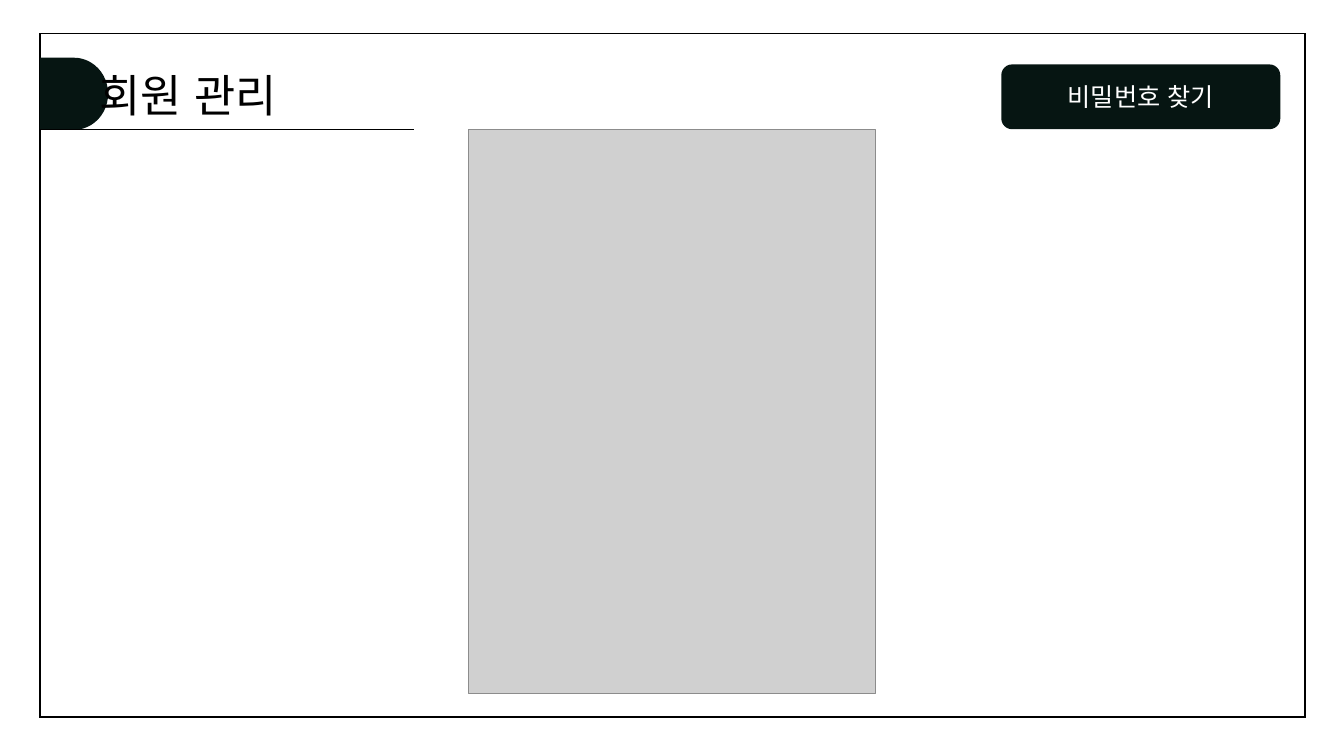
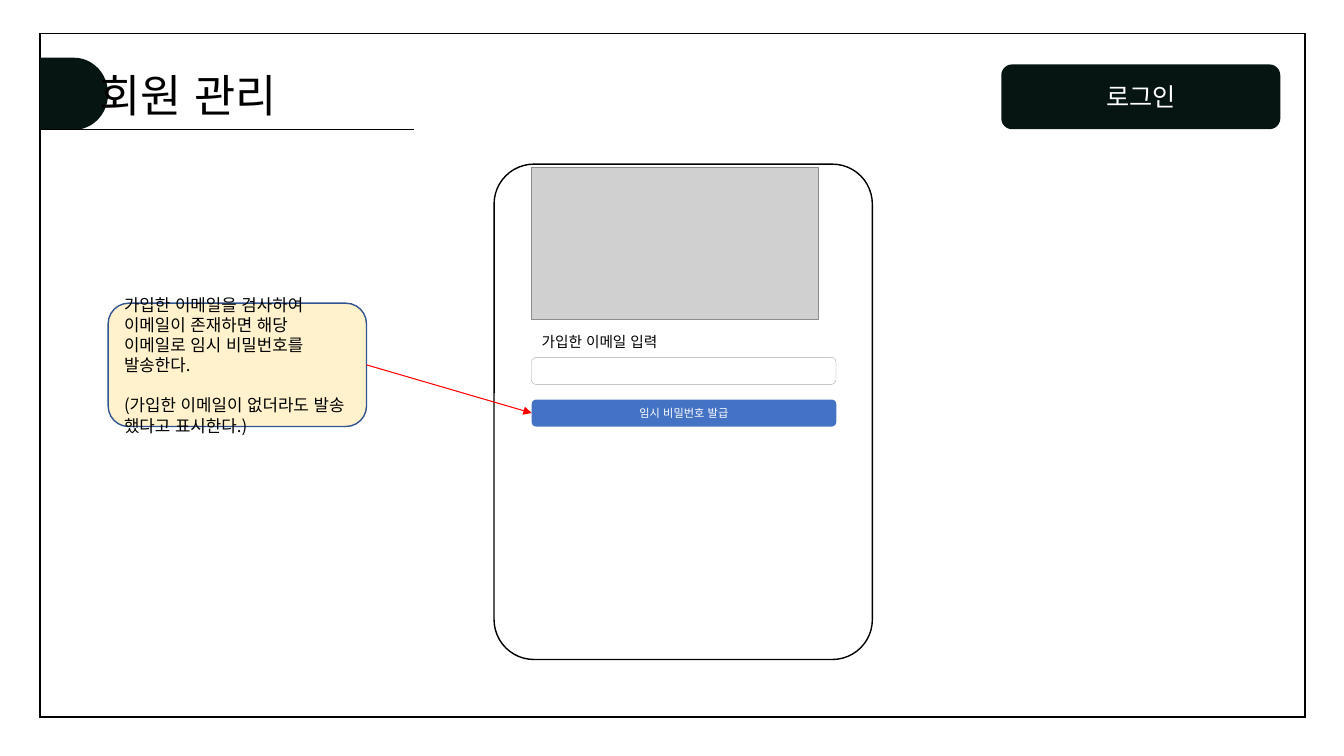
Before and after one commit to juhyeonjong2/DongStagram, a slide deck: slide 4 of Documents/5. 설계/2. 스토리보드/화면설계서.pptx. Drawn at 1344x756 pixels with LibreOffice and Linux fonts; fonts in the diff are those of the drawing; grey boxes stand for pictures. Boxes give left, top, right and bottom in pixels: in the first picture for what was removed or moved away, otherwise in the second. Text is boxed around its words. In the diff, an @@ line names an element or a change of style, - is before the commit and + after.

Commit message:
스토리보드 수정
 - 회원관리 설명 추가 및 회원 가입페이지/비밀번호 찾기 수정

```diff
--- a/Documents/5. 설계/2. 스토리보드/화면설계서.pptx
+++ b/Documents/5. 설계/2. 스토리보드/화면설계서.pptx
@@ text in rounded rectangle at (1106,85,1176,108): text changed @@
-비밀번호 찾기
+로그인
@@ picture removed at (469,129,876,694) @@
@@ rounded rectangle added at (494,164,872,659), fill #FFFFFF, outline #000000 1 pt @@
@@ picture added at (531,167,818,320) @@
@@ rounded rectangle added at (108,303,366,426), fill #FFF2CC, outline #325491 1 pt, 12 pt, text #000000 @@
+가입한 이메일을 검사하여 이메일이 존재하면 해당 이메일로 임시 비밀번호를 발송한다.
+(가입한 이메일이 없더라도 발송 했다고 표시한다.)
@@ rounded rectangle added at (531,358,836,385), outline #A6A6A6 0.25 pt @@
@@ text added at (542,335,657,348), 10.5 pt, text #000000 @@
+가입한 이메일 입력
@@ arrow added from (367, 365) to (531, 413), #FF0000 0.75 pt @@
@@ rounded rectangle added at (531,399,836,426), fill #4472C4, 8 pt, text #FFFFFF @@
+임시 비밀번호 발급
```
Also in this commit, not shown: 2 other slides changed.
